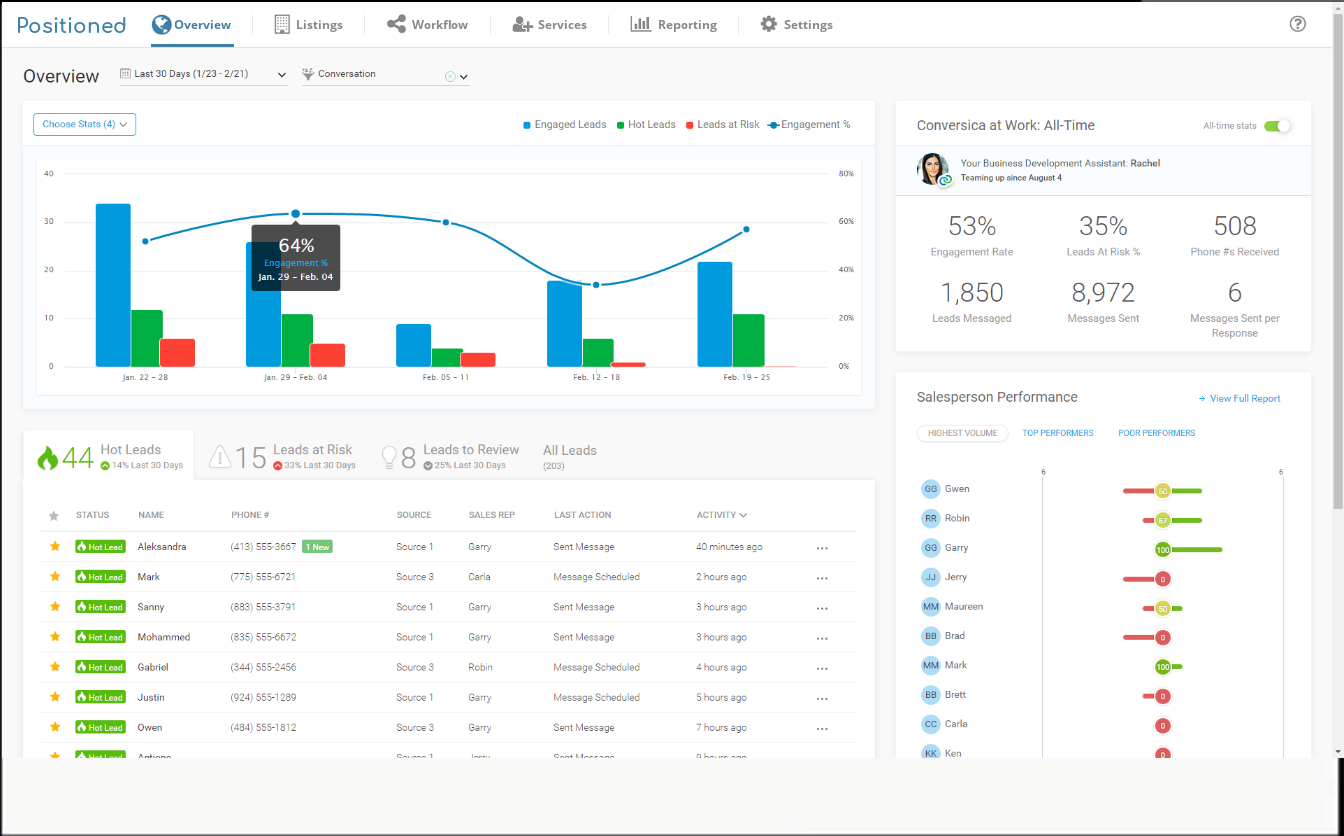
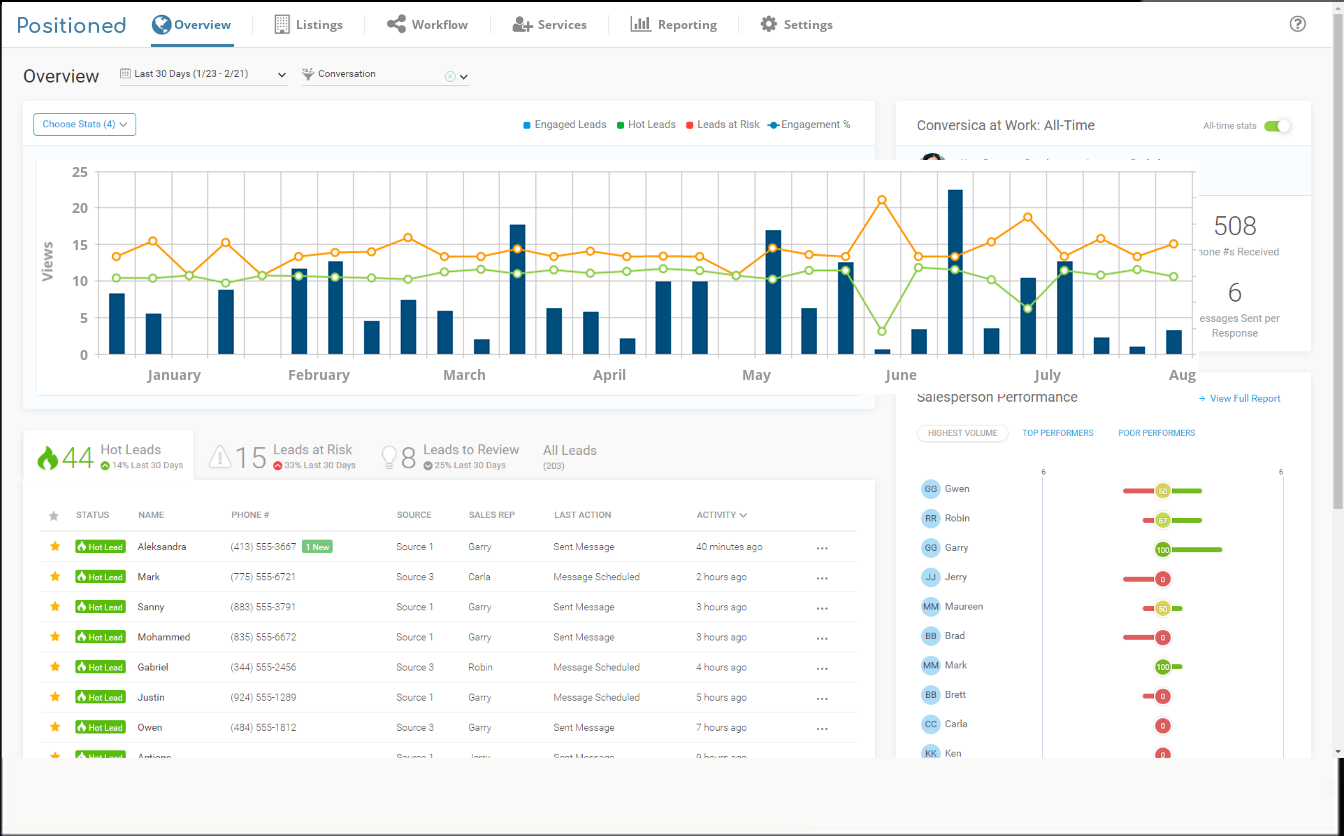
Layered file, before and after one edit (1344x836). Changes by layer:
added layer "timeseries" above "screen" over [44, 160, 1199, 234]
painted on "screen" over [41, 160, 1199, 394]
